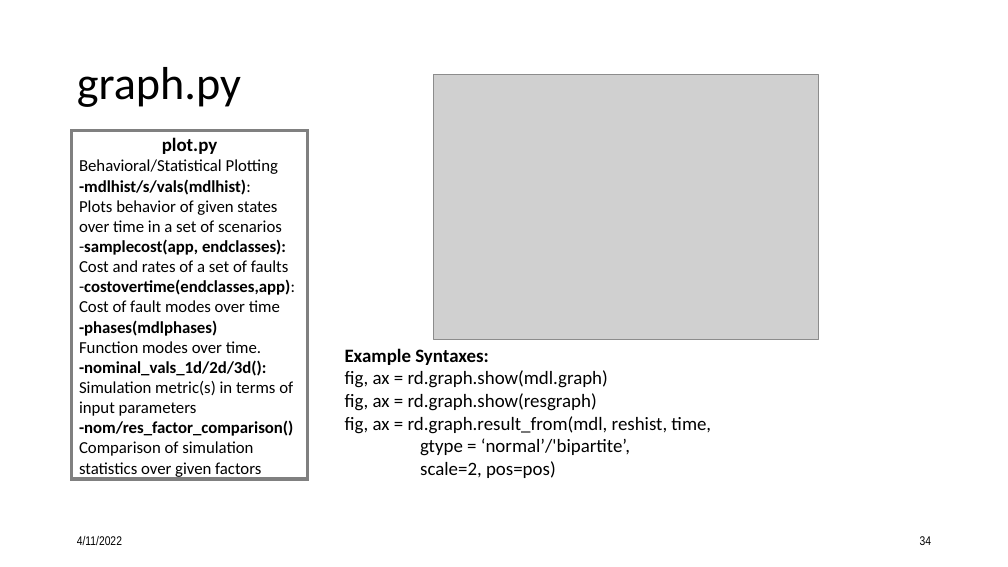
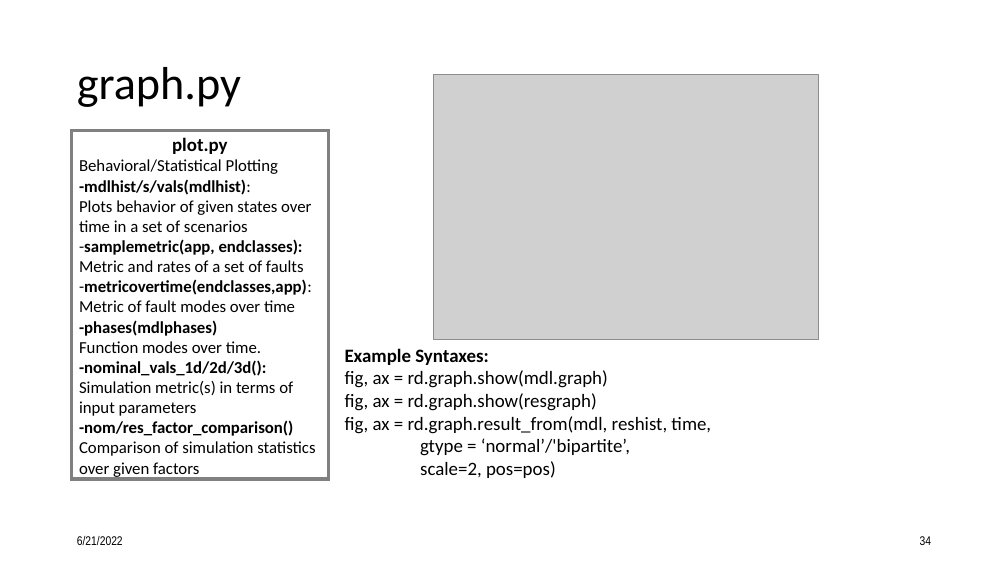
Before and after one commit to nasa/fmdtools, a slide deck: slide 34 of docs/Intro to fmdtools.pptx. Drawn at 1008x567 pixels with LibreOffice and Linux fonts; fonts in the diff are those of the drawing; grey boxes stand for pictures. Boxes give left, top, right and bottom in pixels: in the first picture for what was removed or moved away, otherwise in the second. Text is boxed around its words. In the diff, an @@ line names an element or a change of style, - is before the commit and + after.

Commit message:
Update slides

```diff
--- a/docs/Intro to fmdtools.pptx
+++ b/docs/Intro to fmdtools.pptx
@@ rectangle "plot.py": place and size @@
-rectangle "plot.py" at <box>72,131,308,479</box>
+rectangle "plot.py" at <box>72,131,328,479</box>
@@ text in rectangle at <box>79,239,312,312</box>: text changed @@
--samplecost(app, endclasses):
-Cost and rates of a set of faults
--costovertime(endclasses,app):
-Cost of fault modes over time
+-samplemetric(app, endclasses):
+Metric and rates of a set of faults
+-metricovertime(endclasses,app):
+Metric of fault modes over time
@@ text at <box>77,536,123,545</box>: text changed @@
-4/11/2022
+6/21/2022
```
Also in this commit, not shown: 37 other slides changed.
